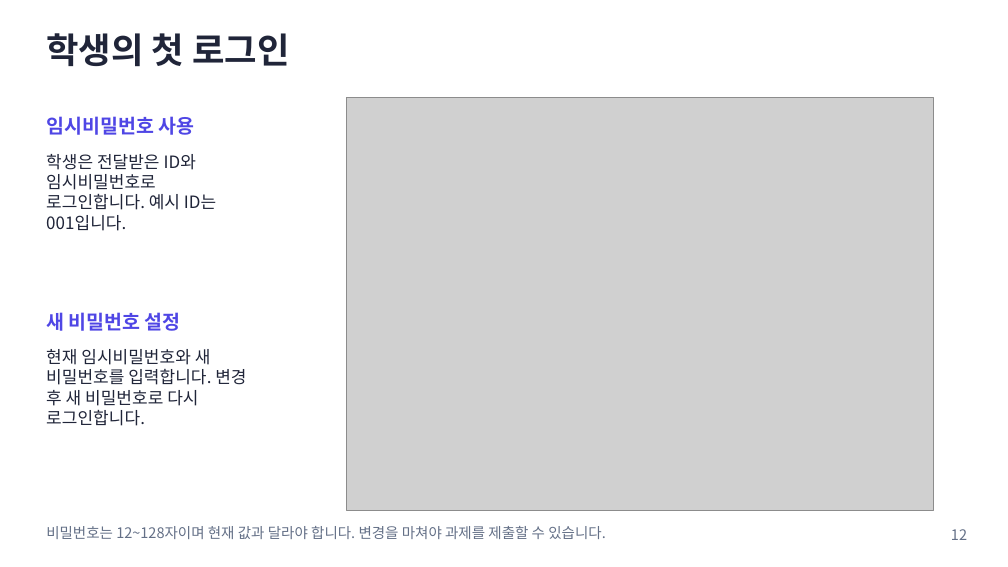
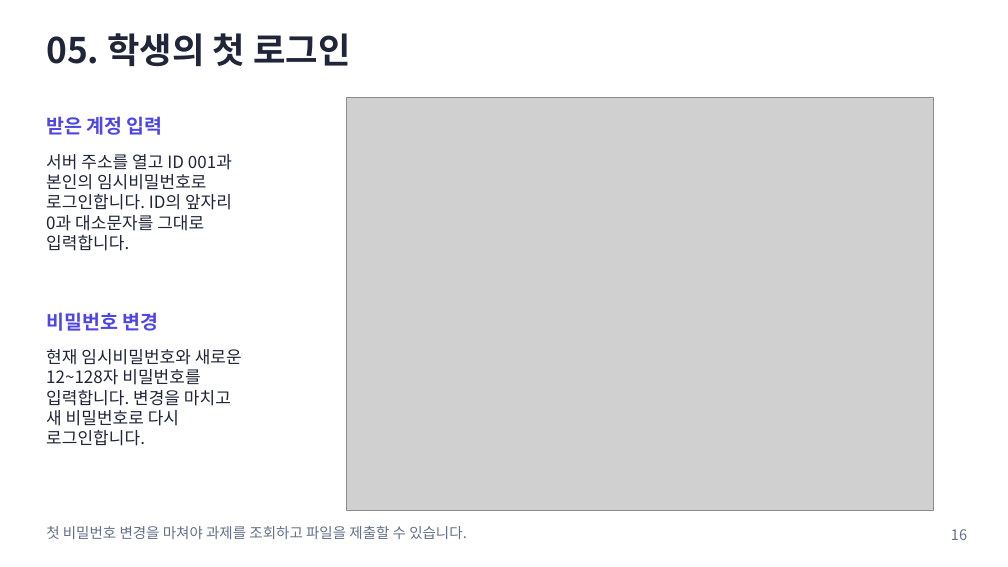
Before and after one commit to prozac0401/AssignmentHub, a slide deck: slide 16 of docs/manual/AssignmentHub_사용자_매뉴얼.pptx (slide 12 before the commit). Drawn at 1008x567 pixels with LibreOffice and Linux fonts; fonts in the diff are those of the drawing; grey boxes stand for pictures. Boxes give left, top, right and bottom in pixels: in the first picture for what was removed or moved away, otherwise in the second. Text is boxed around its words. In the diff, an @@ line names an element or a change of style, - is before the commit and + after.

```diff
--- a/docs/manual/AssignmentHub_사용자_매뉴얼.pptx
+++ b/docs/manual/AssignmentHub_사용자_매뉴얼.pptx
@@ text at bbox=[46, 33, 350, 67]: text changed @@
-학생의 첫 로그인
+05. 학생의 첫 로그인
@@ text at bbox=[46, 116, 163, 135]: text changed @@
-임시비밀번호 사용
+받은 계정 입력
@@ text at bbox=[46, 154, 232, 251]: text changed @@
-학생은 전달받은 ID와
-임시비밀번호로
-로그인합니다. 예시 ID는
-001입니다.
+서버 주소를 열고 ID 001과
+본인의 임시비밀번호로
+로그인합니다. ID의 앞자리
+0과 대소문자를 그대로
+입력합니다.
@@ text at bbox=[46, 312, 158, 331]: text changed @@
-새 비밀번호 설정
+비밀번호 변경
@@ text at bbox=[46, 349, 242, 426]: text changed @@
-현재 임시비밀번호와 새
-비밀번호를 입력합니다. 변경
-후 새 비밀번호로 다시
+현재 임시비밀번호와 새로운
+12~128자 비밀번호를
+입력합니다. 변경을 마치고
+새 비밀번호로 다시
@@ text at bbox=[46, 526, 467, 539]: text changed @@
-비밀번호는 12~128자이며 현재 값과 달라야 합니다. 변경을 마쳐야 과제를 제출할 수 있습니다.
+첫 비밀번호 변경을 마쳐야 과제를 조회하고 파일을 제출할 수 있습니다.
@@ text at bbox=[951, 529, 967, 540]: text changed @@
-12
+16
```
Also in this commit, not shown: 25 other slides changed, 9 slides added, 1 slide removed, 54 other files.
